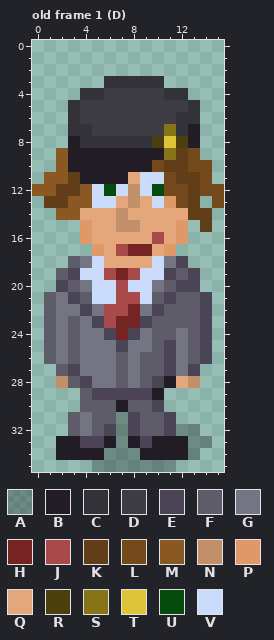
Pixel-art file, stored at art/chars/cfe-reb.aseprite. The picture above is the old version.
16x36 pixels, 55 frames. Colours within 5 levels of each other are drawn and written as one. Shown: old frame 1 (D). The commit also changed other frames, which this record leaves out.
Visible layers, top first: "kasi", "kann", "reb", "shadow" opacity 27%.
Palette (. is transparent): A #00000046  B #221c26  C #333239  D #3d3b44  E #4b4356  F #5f5c6a  G #737582  H #762323  J #a84a4a  K #613e18  L #744a1c  M #8a5822  N #c28f6b  P #df9968  Q #e3a77b  R #4a3f0d  S #877417  T #dec43b  U #054c0c  V #cbdbfc
Pixels before, old frame 1 (D), first column x 0:
 3 ......CCCCC.....
 4 ....CCDDDDDCC...
 5 ...CDDDDDDDDDC..
 6 ...CDDDDDDDDCC..
 7 ...CCDDDDDDSCB..
 8 ...BCCCCCCRTRB..
 9 ..MBBBBBBBBSKL..
10 ..MBBBBBBBLKKLL.
11 .MMKBBBBQVVLKKL.
12 MMKKMVUVNVULLKLL
13 .KKMMVVQNQVPLK.L
14 ..MMQQQNQQQQQKK.
15 ....PQQNNQQQP.K.
16 ....PQQQQQJQP...
17 .....PQJHHQP....
18 ...FGVQQQQVGE...
19 ..FEVVJHJVVEFE..
20 ..EFGVVJVVGFEE..
21 .FGEFVVJJVFEFFE.
22 .FGGEGJJHGEFFFE.
23 .FGFGEJHHEFFFFE.
24 .FGFGGEHEGFFGFE.
25 .FGFGGGEGGFEGFE.
26 .FGFGGGFGFFEGFE.
27 ..FEGGGFGFFEGE..
28 ..NFEGGFGFEBQN..
29 ....FEEEEEB.....
30 ....FFFBFFE.....
31 ...FGFFAEFFE....
32 ...FGFEAEFFEAA..
33 ..BBEEBABEBBBAA.
34 ..BBBBAAABBBBA..
35 .....AAAAAAA....
And afterwards:
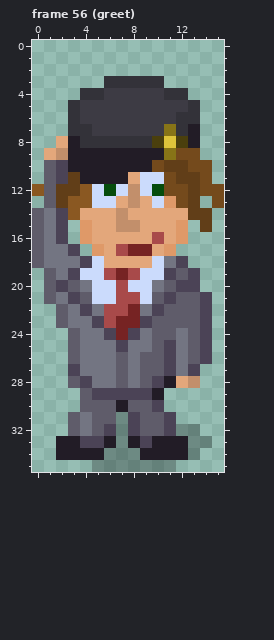
A new or re-ordered frame is compared with the old frame closest to it.
From the commit log: Create greet animation for reb!
The edit:
frames 55 -> 60
Changed rows in their new state; - is an unchanged pixel.
Frame 56 (greet) is new; against old frame 1 (D), layer "reb":
first column x 0:
 8 --Q----------
 9 -QN---------L
10 -FE----------
11 -FE----------
12 -F-----------
13 -F-----------
14 FGE----------
15 FGE----------
16 FGE----------
17 FGGE---------
18 FGGGE--------
19 -FG----------
20 -F-----------
22 -.F----------
23 -.FG---------
24 -..----------
25 -..----------
26 -..----------
27 --.----------
28 --.----------
Boxes around the changes in both pictures, in picture pixels (x1, y1, x2, y2):
changed: (32, 136, 92, 388)
changed: (176, 148, 188, 160)
